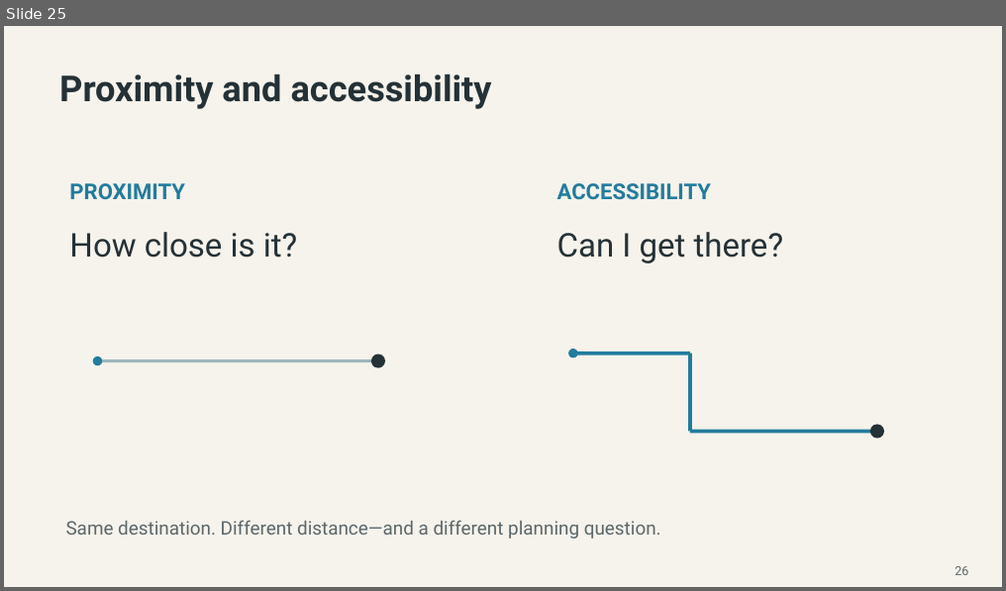
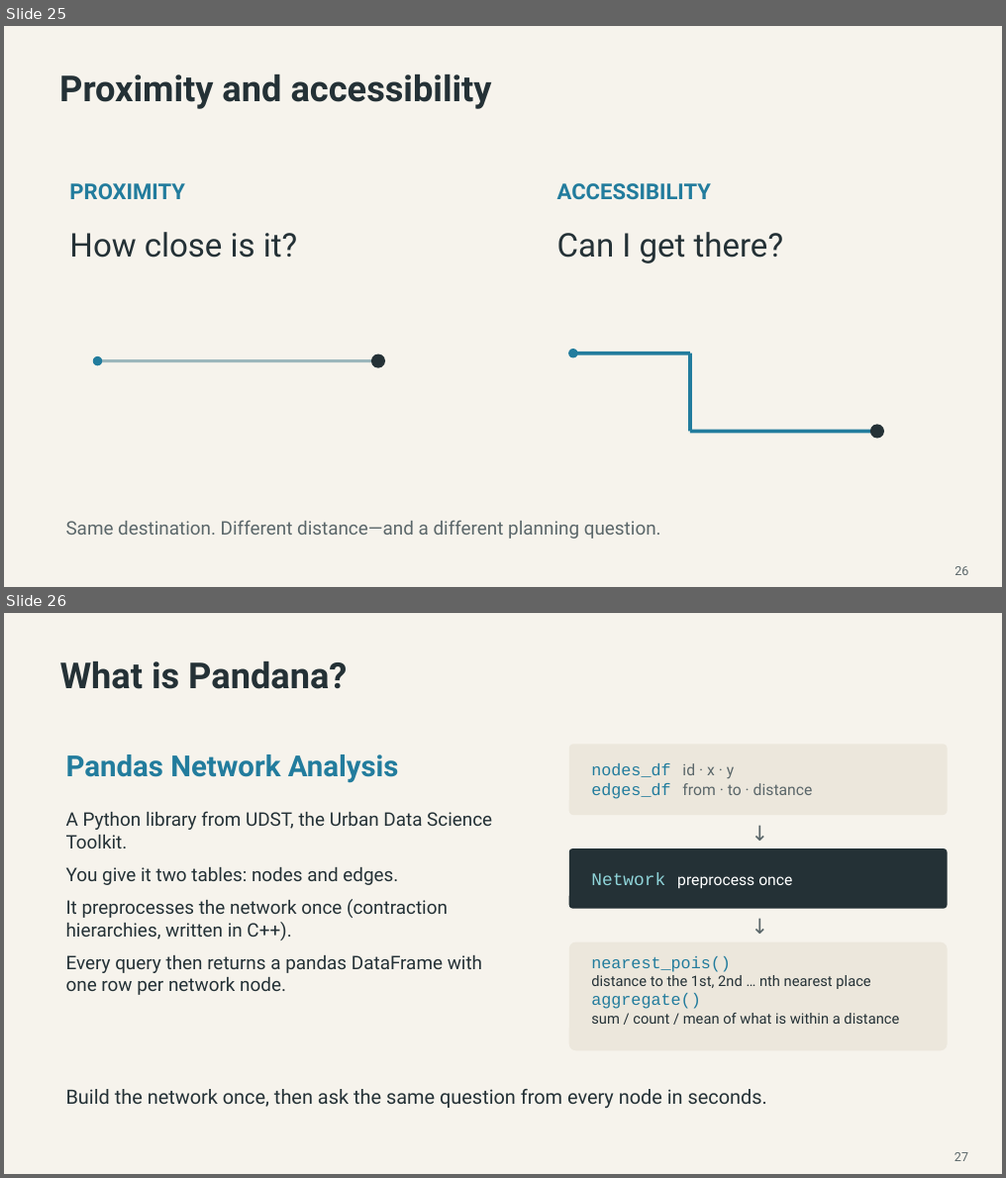
Before and after one commit to MUSA-Zhanchao/OSM-lecture, a slide deck: OSM_Pandana_Lecture-revised-final.pptx. Shown one above the other, each under a label of ours: slide 25 before the commit, slides 25 and 26 after it. The pictures are 1006x591 and 1006x1178 pixels, drawn with LibreOffice and Linux fonts; fonts in the diff are those of the drawing. Boxes give left, top, right and bottom in pixels: in the first picture for what was removed or moved away, otherwise in the second. Text is boxed around its words. In the diff, an @@ line names an element or a change of style, - is before the commit and + after.

```diff
--- a/OSM_Pandana_Lecture-revised-final.pptx
+++ b/OSM_Pandana_Lecture-revised-final.pptx
@@ slide 26 added at (4, 613, 1002, 1174), background #F6F3EC @@
@@ text added at (60, 662, 347, 689), 34.5 pt, text #243136, bold @@
+What is Pandana?
@@ text added at (66, 755, 399, 783), 28 pt, text #227C9D, bold @@
+Pandas Network Analysis
@@ rounded rectangle added at (569, 744, 947, 815), fill #ECE7DC @@
@@ text added at (591, 763, 813, 799), 15 pt, text #5B676A @@
+nodes_df id · x · y
+edges_df from · to · distance
@@ text added at (66, 811, 492, 995), 18 pt, text #243136 @@
+A Python library from UDST, the Urban Data Science Toolkit.
+You give it two tables: nodes and edges.
+It preprocesses the network once (contraction hierarchies, written in C++).
+Every query then returns a pandas DataFrame with one row per network node.
@@ text added at (738, 817, 782, 847), 20 pt, text #5B676A @@
+↓
@@ rounded rectangle added at (569, 849, 947, 909), fill #243136 @@
@@ text added at (591, 873, 792, 889), 15 pt, text #FFFFFF @@
+Network preprocess once
@@ text added at (738, 910, 782, 940), 20 pt, text #5B676A @@
+↓
@@ rounded rectangle added at (569, 943, 947, 1051), fill #ECE7DC @@
@@ text added at (591, 957, 899, 1024), 14 pt, text #243136 @@
+nearest_pois()
+distance to the 1st, 2nd … nth nearest place
+aggregate()
+sum / count / mean of what is within a distance
@@ text added at (66, 1089, 767, 1109), 19 pt, text #243136 @@
+Build the network once, then ask the same question from every node in seconds.
@@ text added at (954, 1153, 968, 1161), 12 pt, text #5B676A @@
+27
```
Also in this commit, not shown: 5 slides changed, 8 other slides added, 9 slides removed, 1 other file.
